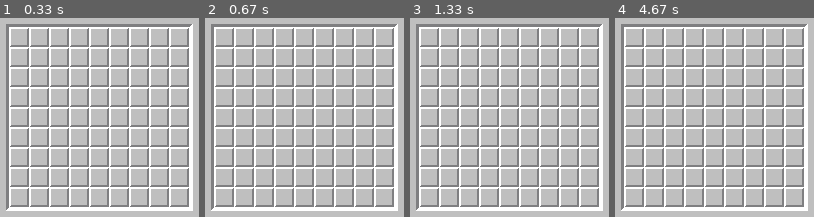
Above: before the commit, frames 1-4 (left to right).
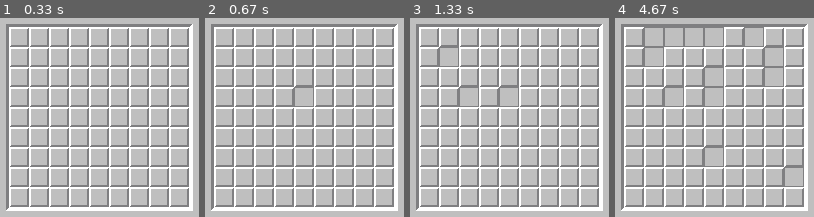
Above: after the commit, the same moments.

Repository: eivankin/minesweeper-pygame
Game: pygame game, started from main.py
Same seed, same stepped clock (60 frames per second), same inputs: the game is played once before the commit and once after it.
Inputs (mouse positions are in pixels of both pictures, inside the frame that each line leads up to):
- Up to frame 1 (0.33 s): no input
- Up to frame 2 (0.67 s): click (304, 87) at 0.38 s
- Up to frame 3 (1.33 s): click (461, 89) at 0.72 s; click (447, 47) at 1.05 s
- Up to frame 4 (4.67 s): click (786, 177) at 1.38 s; click (666, 35) at 1.72 s; click (704, 153) at 2.05 s; click (706, 43) at 2.38 s; click (684, 33) at 2.72 s; click (766, 63) at 3.05 s; click (776, 81) at 3.38 s; click (756, 41) at 3.72 s; click (654, 35) at 4.05 s; click (722, 75) at 4.38 s

Frame 1 is identical in both runs. In frame 2, 0.3% of the frame differs, in the area x 44-55%, y 34-45%; in frame 3, 0.8%; in frame 4, 3.5%, in the area x 14-95%, y 4-85%.

Commit message:
add cell opening

Diff:
--- a/main.py
+++ b/main.py
@@ -20,7 +20,7 @@
         self.first_move = True
 
     def init_mines(self, exclude_coords, mines_count=MINES_COUNT):
-        pass
+        print(f'{mines_count} mines initialized, {exclude_coords} is empty')  # TODO
 
     def get_cell(self, mouse_pos):
         x, y = mouse_pos
@@ -29,7 +29,13 @@
         return (i, j) if 0 <= i <= self.height and 0 <= j <= self.width else None
 
     def get_click(self, mouse_pos):
-        pass
+        cell_coords = self.get_cell(mouse_pos)
+        if cell_coords:
+            if self.first_move:
+                self.init_mines(cell_coords)
+                self.first_move = False
+            j, i = cell_coords
+            self.field[i][j].click()
 
 
 if __name__ == '__main__':
@@ -43,6 +49,8 @@
         for event in pg.event.get():
             if event.type == pg.QUIT:
                 terminate()
+            if event.type == pg.MOUSEBUTTONDOWN:
+                field.get_click(event.pos)
         screen.fill(MAIN_GRAY)
         pg.draw.polygon(screen, DARK_GRAY, [(x1, y0), (x0, y0), (x0, y1)])
         pg.draw.polygon(screen, pg.Color('white'), [(x1, y0), (x1, y1), (x0, y1)])
--- a/sprites.py
+++ b/sprites.py
@@ -17,6 +17,7 @@
         pg.draw.polygon(s, DARK_GRAY, [(cell_size, 0), (cell_size, cell_size), (0, cell_size)])
         pg.draw.rect(s, MAIN_GRAY, (2, 2, cell_size - 4, cell_size - 4), 0)
         self.image = s
+        self.is_opened = False
 
     def set_content(self, content):
         """:param content: any key from Cell.CELL_CONTENT dictionary or int (count of neighbor mines)"""
@@ -28,6 +29,14 @@
             except KeyError:
                 raise KeyError('no such content for cell')
 
+    def click(self):
+        if not self.is_opened:
+            self.image.fill(DARK_GRAY)
+            pg.draw.rect(self.image, MAIN_GRAY, (1, 1, self.rect.w - 2, self.rect.h - 2), 0)
+            if self.content:
+                self.image.blit(self.content, (0, 0))
+            self.is_opened = True
+
 
 class Indicator(pg.sprite.Sprite):
     pass
